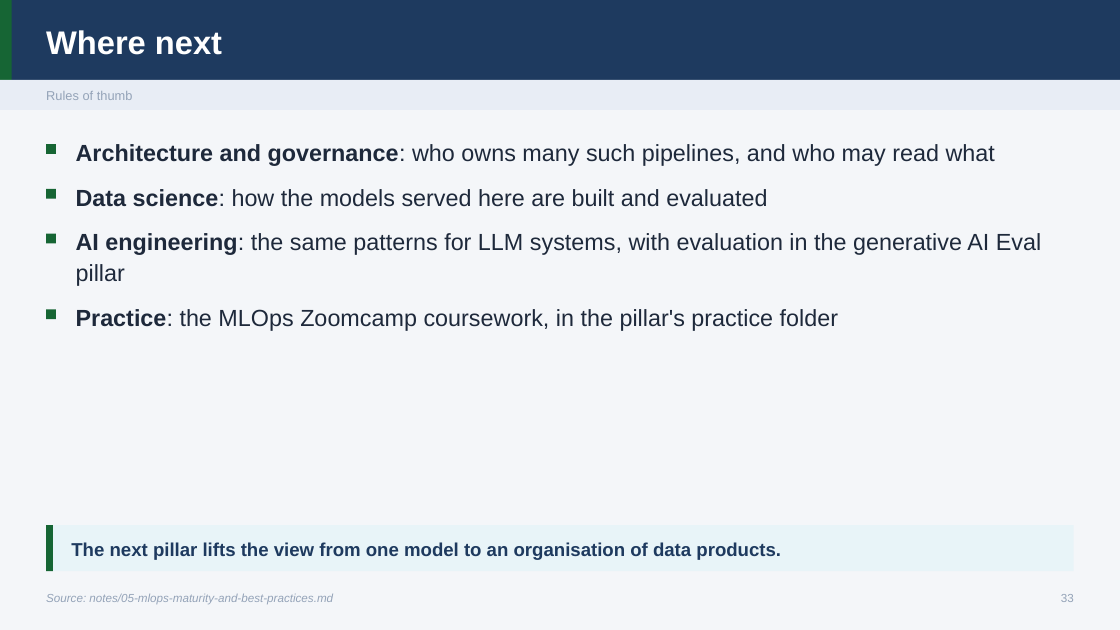
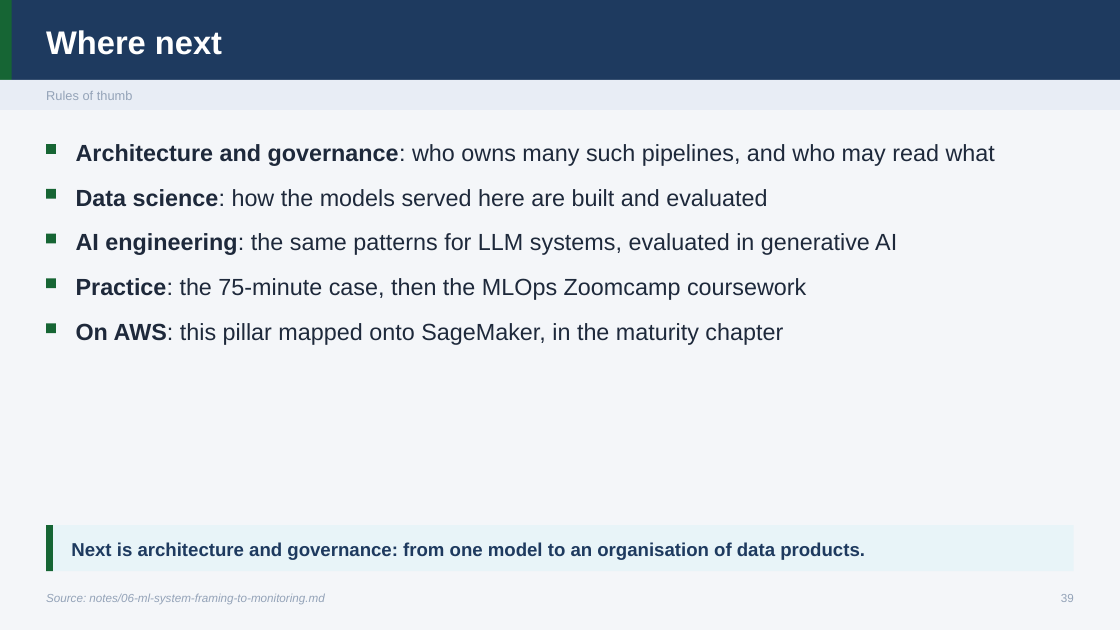
Before and after one commit to ramseywise/learn-ai-engineering, a slide deck: slide 39 of data-engineering/06-ml-platform/slides/ml-platform.pptx (slide 33 before the commit). Drawn at 1120x630 pixels with LibreOffice and Linux fonts; fonts in the diff are those of the drawing. Boxes give left, top, right and bottom in pixels: in the first picture for what was removed or moved away, otherwise in the second. Text is boxed around its words. In the diff, an @@ line names an element or a change of style, - is before the commit and + after.

Commit message:
Update classical ML slides and resources
- Updated the PDF and PPTX slides for classical ML with new content and images.
- Added a new slide discussing clustering recipes for categorical and mixed data.
- Enhanced README with a reference to mixed columns in clustering and dimensionality reduction.
- Introduced a new image for benchmarking clustering methods.
- Modified the ledger of papers to integrate and update citations related to MLOps and machine learning systems.

```diff
--- a/data-engineering/06-ml-platform/slides/ml-platform.pptx
+++ b/data-engineering/06-ml-platform/slides/ml-platform.pptx
@@ text at (76,233,897,255): text changed @@
-AI engineering: the same patterns for LLM systems, with evaluation in the generative AI Eval pillar
+AI engineering: the same patterns for LLM systems, evaluated in generative AI
@@ rectangle: place and size @@
-rectangle at (46,309,56,319)
+rectangle at (46,279,56,289)
@@ text at (76,278,806,300): text changed @@
-Practice: the MLOps Zoomcamp coursework, in the pillar's practice folder
+Practice: the 75-minute case, then the MLOps Zoomcamp coursework
@@ rectangle added at (46,323,56,334), fill #166534 @@
@@ text added at (76,323,783,345), 20 pt, text #1E293B @@
+On AWS: this pillar mapped onto SageMaker, in the maturity chapter
@@ text at (71,542,865,560): text changed @@
-The next pillar lifts the view from one model to an organisation of data products.
+Next is architecture and governance: from one model to an organisation of data products.
@@ text at (46,594,324,604): text changed @@
-Source: notes/05-mlops-maturity-and-best-practices.md
+Source: notes/06-ml-system-framing-to-monitoring.md
```
Also in this commit, not shown: 2 other slides changed, 6 slides added, 38 other files.
